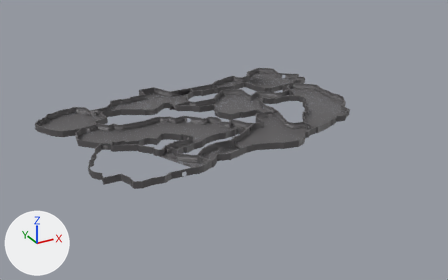
The FBX model Assets/Models/Location/TalesLocation3.fbx: old version first, new version second.
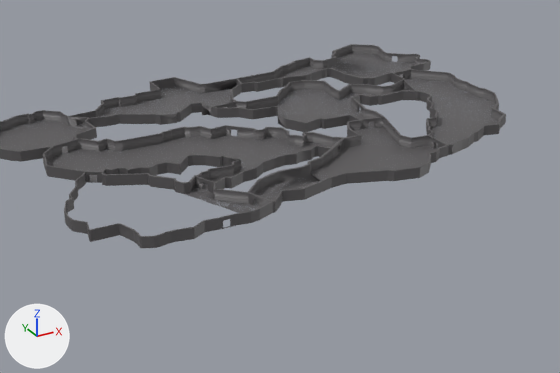
Each version is shown whole from a 50 mm camera at (-222.0, -444.0, 186.0) aimed at (3.0, -35.0, -18.0), then close up on the part from 11% to 85% of the width and 15% to 94% of the height. The axes (+X, +Y, +Z) are drawn at lower left. The lights are the same throughout. Vertices at the same position are counted once.

Names of what the first close-up shows: 'Cube', 'Wall1'.
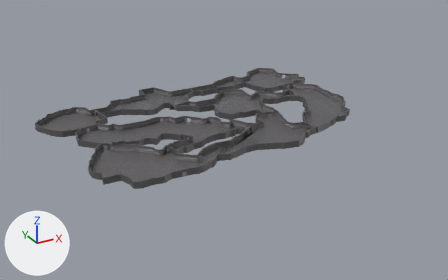
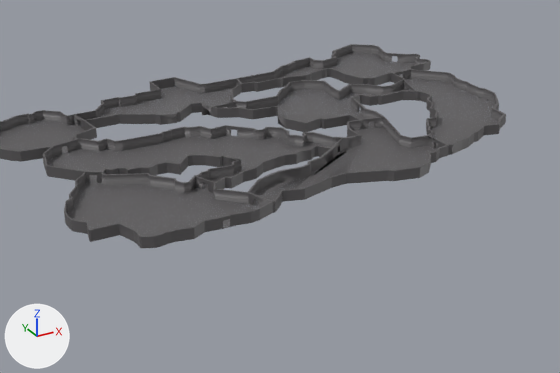
Diff of the bpy script that builds the scene:
```diff
--- a/Assets/Models/Location/TalesLocation3.fbx.py
+++ b/Assets/Models/Location/TalesLocation3.fbx.py
@@ me_cube_001 @@
 # used by ob_wall1; location = (0.0, 0.0, 0.0)
-me_cube_001.from_pydata(...)  # 1603 vertices, 1590 faces; spans x -135.0..116.0, y -114.0..57.0, z 0.0..5.0
+me_cube_001.from_pydata(...)  # 1597 vertices, 1571 faces; spans x -135.0..116.0, y -114.0..57.0, z 0.0..5.0
+# me_cube_001 part 1
+# 10 vertices are removed from x -81.0..37.0, y -99.0..16.0, z 0.0..5.0
+# 46 faces are deleted
+# 4 vertices in x -89.0..-88.0, y 22.0, z 0.0..5.0 move by (3.0, 2.0, 0.0)
+# 4 vertices in x -86.0..-85.0, y 20.0, z 0.0..3.0 move by (1.0, 1.0, 0.0)
+# 4 vertices in x -83.0, y 18.0, z 0.0..3.0 move by (-1.0, -1.0, 0.0)
+# 6 vertices move from x -88.0..-83.0, y 13.0..23.0, z 0.0..5.0 to x -86.0..-83.0, y 13.0..24.0, z 0.0..5.0
+# 4 vertices are added at (-84.0, 14.0, 5.0), (-84.0, 14.0, 0.0), (-83.0, 14.0, 5.0), (-83.0, 14.0, 0.0)
+# 27 new faces join them
 me_cube_001.materials.append(mat_material_001)
```

What differs and where, as boxes [x1, y1, x2, y2] in the close-ups (560 x 373 px):
part 1 of me_cube_001, cut back: before [21, 70, 489, 210]; after [4, 65, 450, 228]
